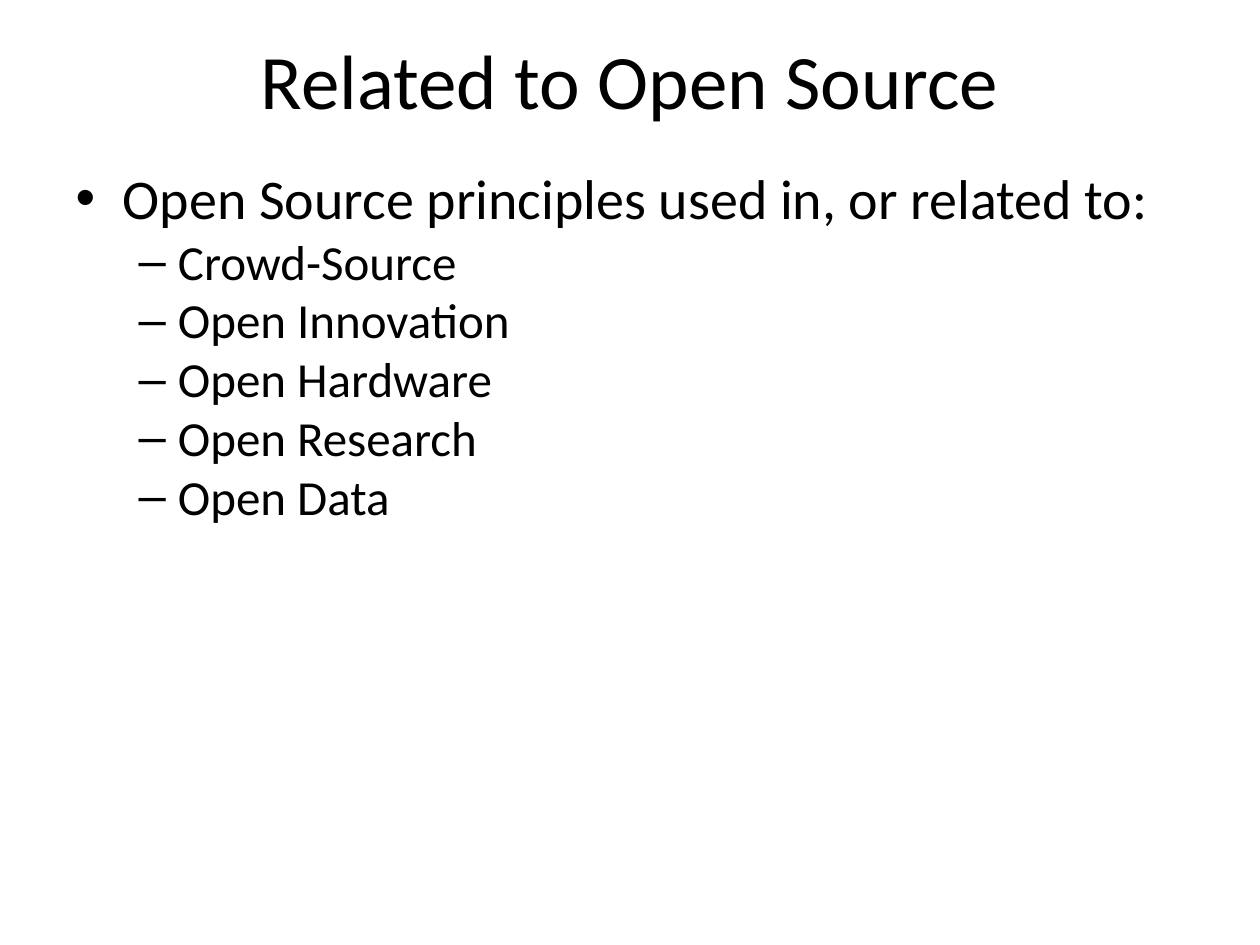
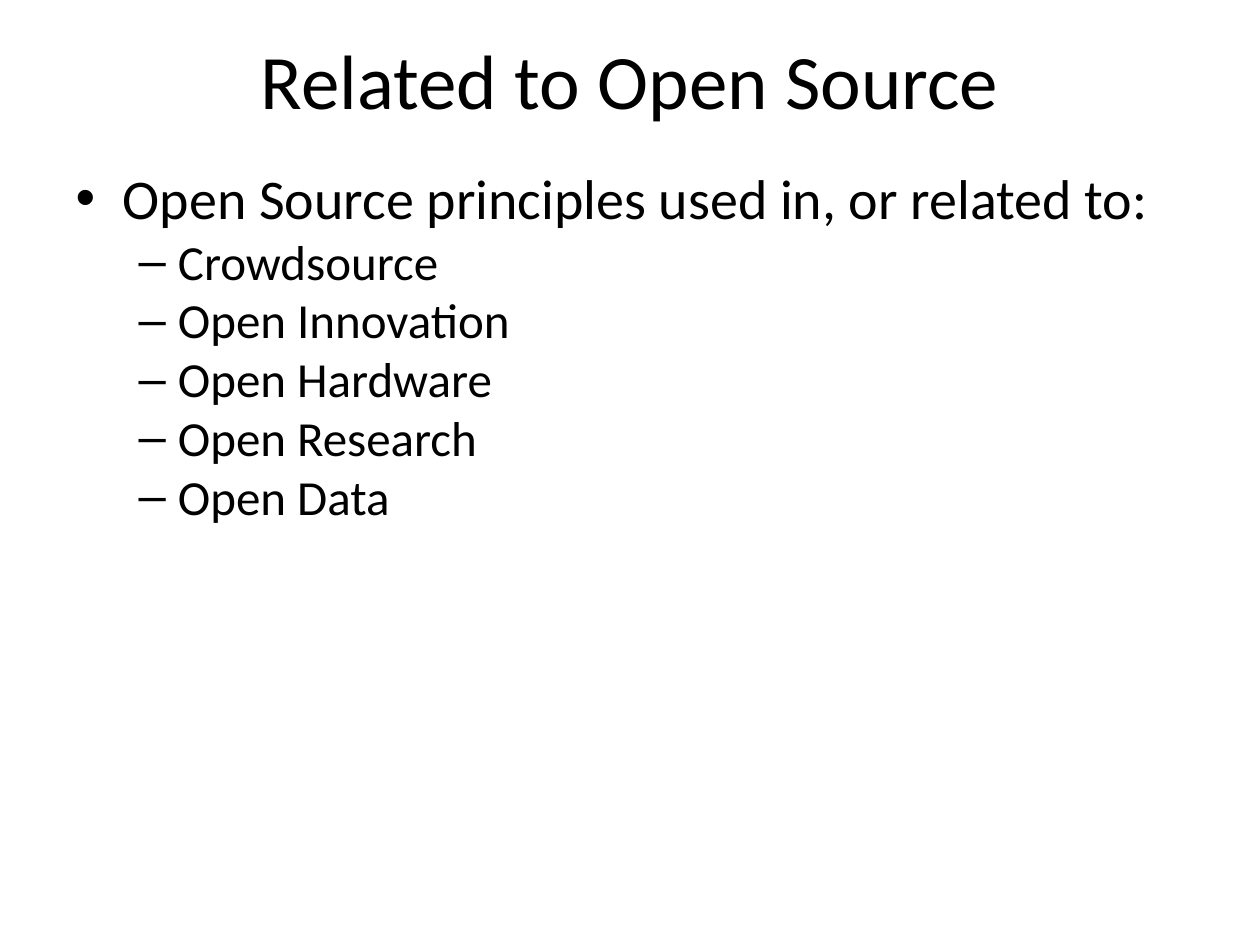
Before and after one commit to NCEAS/oss-2014, a slide deck: slide 9 of day-18/Idaszak_OSS_OpenSource.pptx. Drawn at 1260x945 pixels with LibreOffice and Linux fonts; fonts in the diff are those of the drawing; background and template pictures are left out. Boxes give left, top, right and bottom in pixels: in the first picture for what was removed or moved away, otherwise in the second. Text is boxed around its words. In the diff, an @@ line names an element or a change of style, - is before the commit and + after.

Commit message:
Updated version of Idaszak_OSS_OpenSource.pptx

```diff
--- a/day-18/Idaszak_OSS_OpenSource.pptx
+++ b/day-18/Idaszak_OSS_OpenSource.pptx
@@ text at (178, 246, 438, 281): text changed @@
-  – Crowd-Source
+  – Crowdsource
```
Also in this commit, not shown: 3 other slides changed, 1 slide added.
